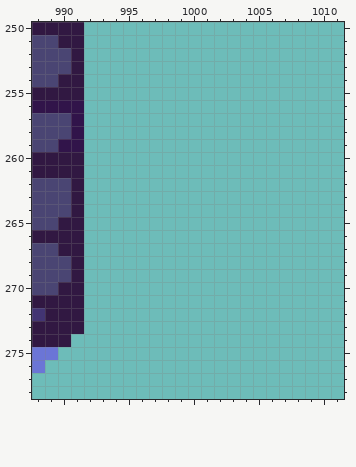
Two versions of one pixel-art file, Assets/Aseprite/ScreenShotTaken_2023-12-01-05-28-53.aseprite. Above, as it was before the edit.
1104x832 pixels, 1 frame. Colours within 5 levels of each other are drawn and written as one. Shown: x 988..1011, y 250..278. The commit also changed other parts of the picture, which this record leaves out.
Now the later version:
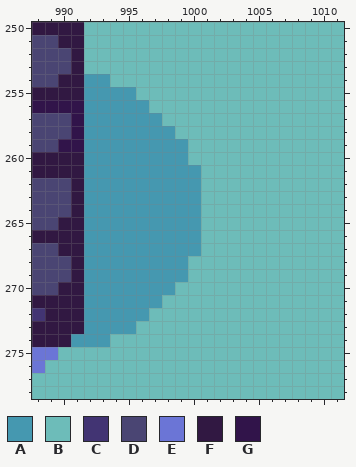
Palette (. is transparent): A #4598b0  B #6dbcb9  C #423473  D #4a4573  E #6b75d6  F #311842  G #31144a
Difference:
layer "Layer 5" added
Layer "Layer 5":
y 254: x 992..993 BB -> AA
y 255: x 992..995 BBBB -> AAAA
y 256: x 992..996 BBBBB -> AAAAA
y 257: x 992..997 BBBBBB -> AAAAAA
y 258: x 992..998 BBBBBBB -> AAAAAAA
y 259..260: x 992..999 BBBBBBBB -> AAAAAAAA
y 261..267: x 992..1000 BBBBBBBBB -> AAAAAAAAA
y 268..269: x 992..999 BBBBBBBB -> AAAAAAAA
y 270: x 992..998 BBBBBBB -> AAAAAAA
y 271: x 992..997 BBBBBB -> AAAAAA
y 272: x 992..996 BBBBB -> AAAAA
y 273: x 992..995 BBBB -> AAAA
y 274: x 991..993 BBB -> AAA
